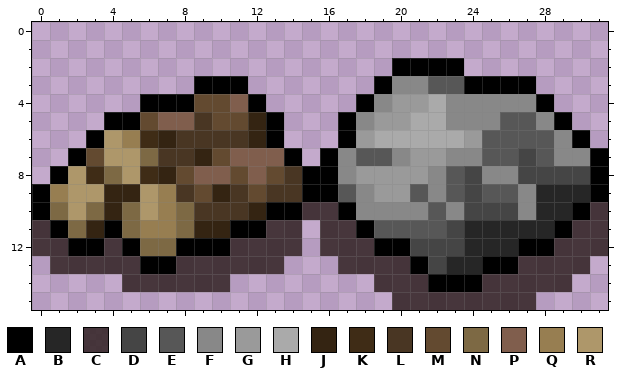
Two versions of one pixel-art sprite, SP Project/textures/game/item drops.png. The picture above was drawn from the file before the commit.
The file is 32x16 pixels. Colours within 5 levels of each other are drawn and written as one.
Palette (. is transparent): A #000000  B #262626  C #2f2020d6  D #454545  E #575757  F #888888  G #9a9a9a  H #aaaaaa  J #342412  K #3f2c16  L #493623  M #634a30  N #7d6944  P #805e4d  Q #977e51  R #ae976a
The result:
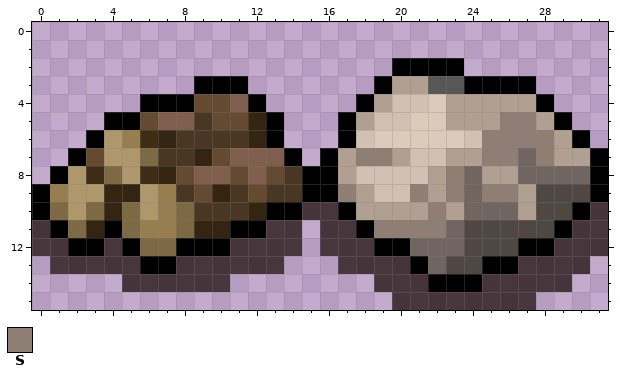
Colours new in this view: S #8e7e73
Diff:
colour B: #262626 -> #4f4742
colour D: #454545 -> #706560
colour F: #888888 -> #b1a091
colour G: #9a9a9a -> #d2c1b2
colour H: #aaaaaa -> #dccbbb
y 5: x 26..27 EE -> SS
y 6: x 25..28 EEEE -> SSSS
y 7: x 18..19 EE -> SS; x 25..26 EE -> SS; x 28 E -> S
y 8: x 23 E -> S
y 9: x 17 E -> S; x 21 E -> S; x 23 E -> S; x 25..26 EE -> SS
y 10: x 22 E -> S
y 11: x 19..22 EEEE -> SSSS
Pixel boxes of the changes (left, top, right, bottom) in both pictures:
changed: (338, 76, 590, 274)
